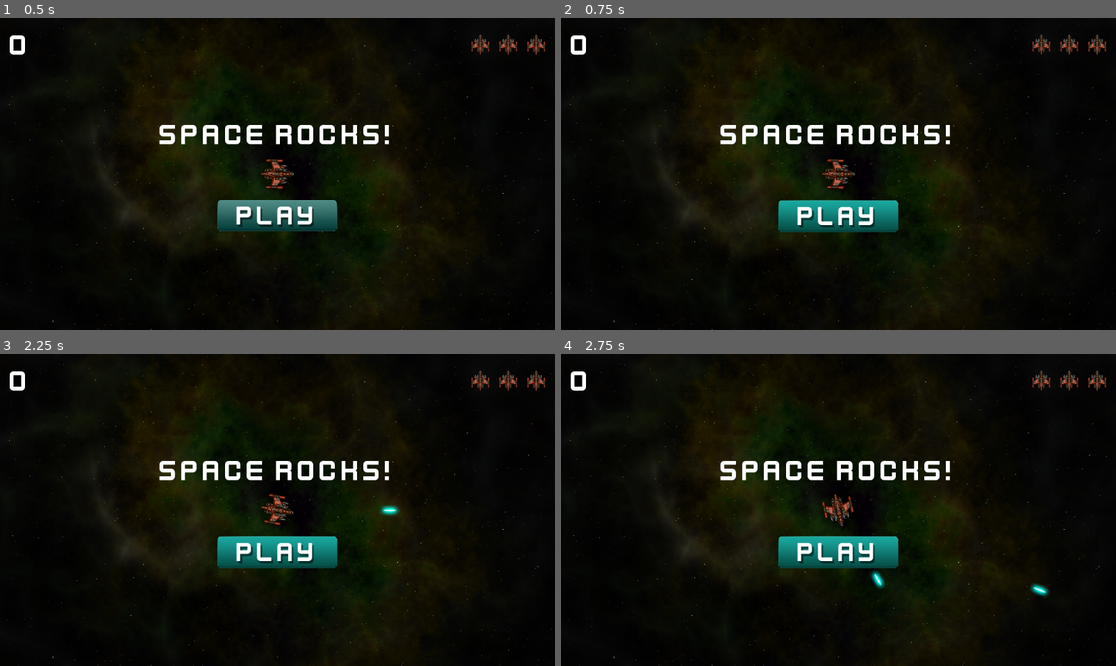
Above: before the commit, frames 1-4 (two rows, left to right).
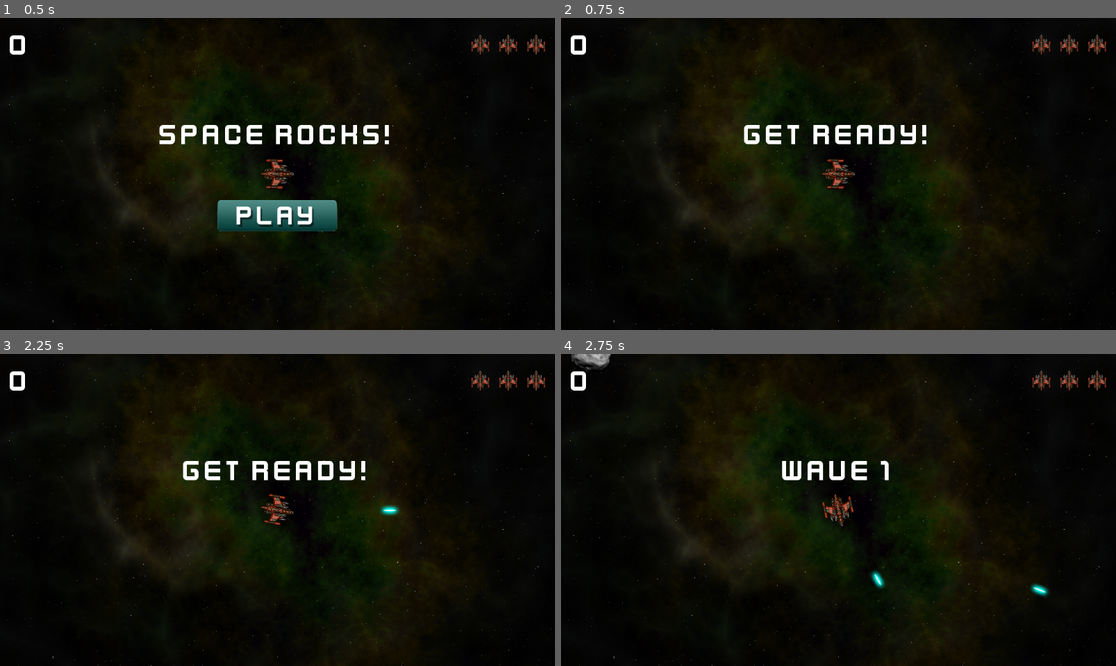
Above: after the commit, the same moments.

Repository: ghost355/space_rocks
Game: Godot game, scene res://main.tscn
The game is run twice, just before and just after one commit, with the same random seed, the same clock (stepped at 60 frames per second) and the same inputs.
Inputs (mouse positions are in pixels of both pictures, inside the frame that each line leads up to):
- Up to frame 1 (0.5 s): no input
- Up to frame 2 (0.75 s): click (838, 214) at 0.5 s
- Up to frame 3 (2.25 s): click (277, 550) at 1.27 s; tap Enter at 2 s; hold D (rotate_right) from 2.03 s (still down); hold Space (shoot) from 2.03 s (still down)
- Up to frame 4 (2.75 s): keep holding D (rotate_right); keep holding Space (shoot)

Frame 1 is identical in both runs. In frame 2, 3.4% of the frame differs, in the area x 28-71%, y 34-69%; in frame 3, 3.4%; in frame 4, 3.7%, in the area x 1-71%, y 0-69%.

Commit message:
add dead

Diff:
--- a/explosion.tscn
+++ b/explosion.tscn
@@ -1,6 +1,21 @@
 [gd_scene load_steps=5 format=3 uid="uid://l7y72lci1qnp"]
 
 [ext_resource type="Texture2D" uid="uid://bfi6pjo5kr7cm" path="res://assets/explosion.png" id="1_q7epf"]
+
+[sub_resource type="Animation" id="Animation_vxas0"]
+length = 0.001
+tracks/0/type = "value"
+tracks/0/imported = false
+tracks/0/enabled = true
+tracks/0/path = NodePath(".:frame")
+tracks/0/interp = 1
+tracks/0/loop_wrap = true
+tracks/0/keys = {
+"times": PackedFloat32Array(0),
+"transitions": PackedFloat32Array(1),
+"update": 1,
+"values": [63]
+}
 
 [sub_resource type="Animation" id="Animation_q7epf"]
 resource_name = "explosion"
@@ -19,21 +34,6 @@
 "values": [0, 63]
 }
 
-[sub_resource type="Animation" id="Animation_vxas0"]
-length = 0.001
-tracks/0/type = "value"
-tracks/0/imported = false
-tracks/0/enabled = true
-tracks/0/path = NodePath(".:frame")
-tracks/0/interp = 1
-tracks/0/loop_wrap = true
-tracks/0/keys = {
-"times": PackedFloat32Array(0),
-"transitions": PackedFloat32Array(1),
-"update": 1,
-"values": [63]
-}
-
 [sub_resource type="AnimationLibrary" id="AnimationLibrary_j4sxf"]
 _data = {
 &"RESET": SubResource("Animation_vxas0"),
--- a/hud.gd
+++ b/hud.gd
@@ -3,9 +3,9 @@
 signal start_game
 
 @onready var lives_counter = $MarginContainer/HBoxContainer/LiveCounter.get_children()
-@onready var score_label = $MarginContainer/HBoxContainer/ScoreCounter
-@onready var message = $MarginContainer/Message
-@onready var start_button = $MarginContainer/StartButton
+@onready var score_label = $MarginContainer/HBoxContainer/ScoreLabel
+@onready var message = $VBoxContainer/Message
+@onready var start_button = $VBoxContainer/StartButton
 
 
 func show_message(text):
--- a/hud.tscn
+++ b/hud.tscn
@@ -77,3 +77,6 @@
 size_flags_horizontal = 4
 texture_normal = ExtResource("4_61f8s")
 texture_hover = ExtResource("5_g10ll")
+
+[connection signal="timeout" from="Timer" to="." method="_on_timer_timeout"]
+[connection signal="pressed" from="VBoxContainer/StartButton" to="." method="_on_start_button_pressed"]
--- a/main.gd
+++ b/main.gd
@@ -54,7 +54,7 @@
 	$HUD.update_score(score)
 	$HUD.show_message("Get Ready!")
 	$Player.reset()
-	await $HUD.Timer.timeout
+	await $HUD/Timer.timeout
 	playing = true
 
 
@@ -64,6 +64,7 @@
 	for i in level:
 		spawn_rock(3)
 
+
 func game_over():
 	playing = false
 	$HUD.game_over()
--- a/main.tscn
+++ b/main.tscn
@@ -30,4 +30,6 @@
 
 [node name="HUD" parent="." instance=ExtResource("5_lquwl")]
 
+[connection signal="dead" from="Player" to="." method="game_over"]
+[connection signal="lives_changed" from="Player" to="HUD" method="update_lives"]
 [connection signal="start_game" from="HUD" to="." method="new_game"]
--- a/player.gd
+++ b/player.gd
@@ -1,4 +1,7 @@
 extends RigidBody2D  # тело с поддержкой физики
+
+signal lives_changed
+signal dead
 
 enum { INIT, ALIVE, INVULNERABLE, DEAD }  # перечисление состояний
 
@@ -7,6 +10,10 @@
 
 @export var bullet_scene: PackedScene  # сцена для создания экземпляров выстрелов
 @export var fire_rate: float = 0.25  # время между выстрелами
+
+var reset_pos = false
+var lives = 0:
+	set = set_lives
 
 var can_shoot = true  # флаг возможности стрелять
 
@@ -36,12 +43,19 @@
 	match new_state:
 		INIT:
 			collision_shape.set_deferred("disabled", true)
+			sprite.modulate.a = 0.5
 		ALIVE:
 			collision_shape.set_deferred("disabled", false)
+			sprite.modulate.a = 1.0
 		INVULNERABLE:
 			collision_shape.set_deferred("disabled", true)
+			sprite.modulate.a = 0.5
+			$InvulnerabilityTimer.start()
 		DEAD:
 			collision_shape.set_deferred("disabled", true)
+			sprite.hide()
+			linear_velocity = Vector2.ZERO
+			dead.emit()
 	state = new_state
 
 
@@ -89,6 +103,44 @@
 	xform.origin.y = wrapf(xform.origin.y, 0, screensize.y)
 	physics_state.transform = xform
 
+	if reset_pos:
+		physics_state.transform.origin = screensize / 2
+		reset_pos = false
+
 
 func _on_gun_cooldown_timeout() -> void:
 	can_shoot = true
+
+
+func set_lives(value):
+	lives = value
+	lives_changed.emit(lives)
+	if lives <= 0:
+		change_state(DEAD)
+	else:
+		change_state(INVULNERABLE)
+
+
+func reset():
+	reset_pos = true
+	$Sprite2D.show()
+	lives = 3
+	change_state(ALIVE)
+
+
+func _on_invulnerability_timer_timeout() -> void:
+	change_state(ALIVE)
+
+
+func _on_body_entered(body: Node) -> void:
+	if body.is_in_group("rocks"):
+		body.explode()
+		lives -= 1
+		explode()
+
+
+func explode():
+	$Explosion.show()
+	$Explosion/AnimationPlayer.play("explosion")
+	await $Explosion/AnimationPlayer.animation_finished
+	$Explosion.hide()
--- a/player.tscn
+++ b/player.tscn
@@ -1,14 +1,17 @@
-[gd_scene load_steps=6 format=3 uid="uid://ot5gbqvu4rga"]
+[gd_scene load_steps=7 format=3 uid="uid://ot5gbqvu4rga"]
 
 [ext_resource type="Texture2D" uid="uid://byjlamtq07vga" path="res://assets/player_ship.png" id="1_4flbx"]
 [ext_resource type="Script" uid="uid://b40v12ls8aodh" path="res://player.gd" id="1_onrkg"]
 [ext_resource type="PackedScene" uid="uid://lgnslvdx7re0" path="res://bullet.tscn" id="2_i3pqv"]
 [ext_resource type="AudioStream" uid="uid://d321t20kol6ry" path="res://assets/sounds/laser.ogg" id="4_hqtel"]
+[ext_resource type="PackedScene" uid="uid://l7y72lci1qnp" path="res://explosion.tscn" id="5_sweqy"]
 
 [sub_resource type="CircleShape2D" id="CircleShape2D_onrkg"]
 radius = 32.0
 
 [node name="Player" type="RigidBody2D"]
+contact_monitor = true
+max_contacts_reported = 1
 linear_damp = 1.0
 angular_velocity = 0.0174533
 angular_damp = 5.0
@@ -33,4 +36,13 @@
 [node name="LaserSound" type="AudioStreamPlayer2D" parent="."]
 stream = ExtResource("4_hqtel")
 
+[node name="Explosion" parent="." instance=ExtResource("5_sweqy")]
+visible = false
+
+[node name="InvulnerabilityTimer" type="Timer" parent="."]
+wait_time = 2.0
+one_shot = true
+
+[connection signal="body_entered" from="." to="." method="_on_body_entered"]
 [connection signal="timeout" from="GunCooldown" to="." method="_on_gun_cooldown_timeout"]
+[connection signal="timeout" from="InvulnerabilityTimer" to="." method="_on_invulnerability_timer_timeout"]
